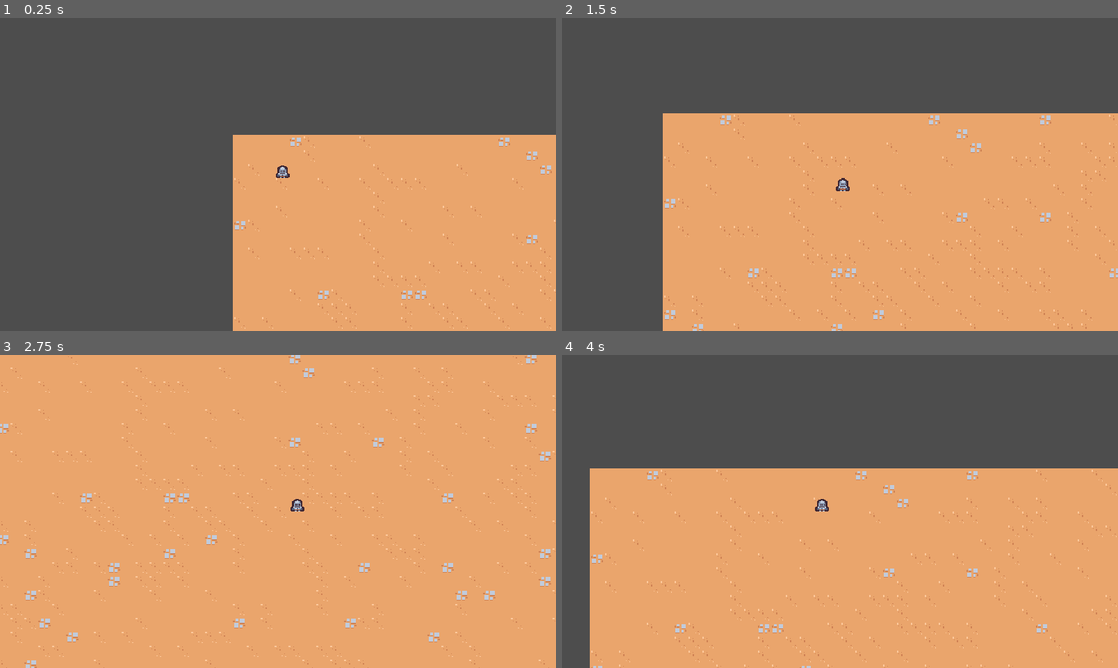
Above: before the commit, frames 1-4 (two rows, left to right).
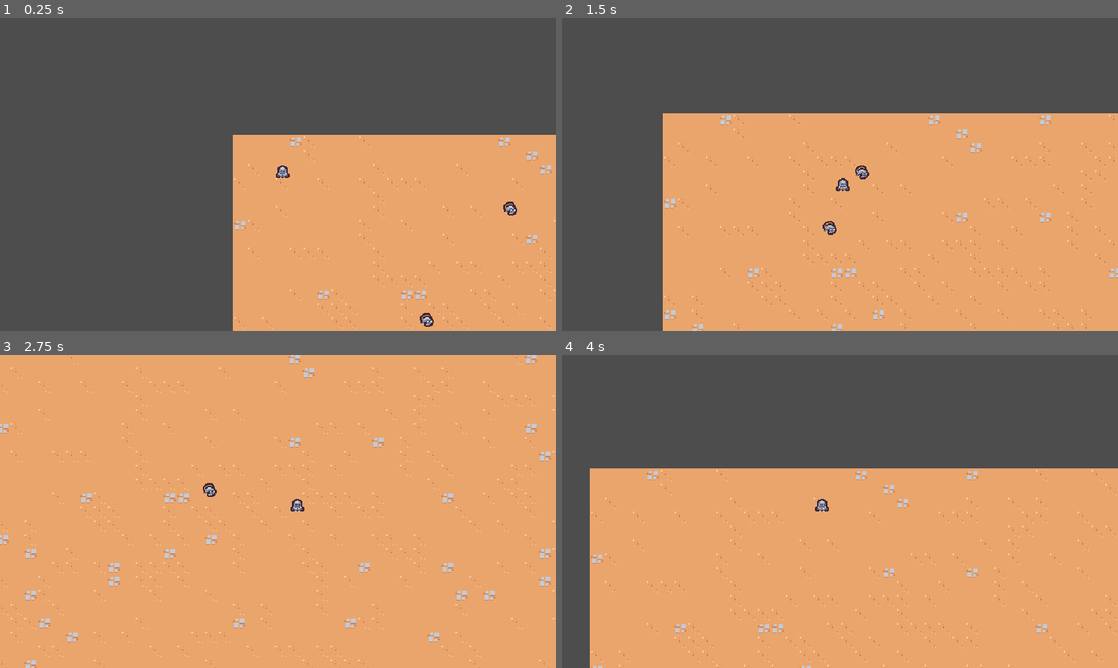
Above: after the commit, the same moments.

Repository: miyanokomiya/godot-study-1
Game: Godot game, scene res://scenes/main/main.tscn
Same seed, same stepped clock (60 frames per second), same inputs: the game is played once before the commit and once after it.
Inputs:
- Up to frame 1 (0.25 s): no input
- Up to frame 2 (1.5 s): hold D (move_right) 0.53-1.28 s; hold S (move_down) from 1.28 s (still down)
- Up to frame 3 (2.75 s): release S (move_down) at 2.03 s; hold D (move_right) from 2.03 s (still down)
- Up to frame 4 (4 s): release D (move_right) at 2.78 s; hold W (move_up) 2.78-3.53 s; hold A (move_left) from 3.53 s (still down)

The runs differ from the first frame. In frame 1, 0.2% of the frame differs, in the area x 75-93%, y 58-99%; in frame 2, 0.2%; in frame 3, less than 0.1%; in frame 4, nothing differs.

Commit message:
-11. Destroying Enemies

Diff:
--- a/project.godot
+++ b/project.godot
@@ -50,6 +50,12 @@
 ]
 }
 
+[layer_names]
+
+2d_physics/layer_1="Terrain"
+2d_physics/layer_2="Player"
+2d_physics/layer_3="Enemy"
+
 [rendering]
 
 textures/canvas_textures/default_texture_filter=0
--- /dev/null
+++ b/scenes/ability/sword_ability/sword_ability.tscn
@@ -0,0 +1,127 @@
+[gd_scene load_steps=6 format=3 uid="uid://bp24tmqi8ytfb"]
+
+[ext_resource type="Texture2D" uid="uid://blkdll8pan7xj" path="res://scenes/ability/sword_ability/sword.png" id="1_jt58v"]
+
+[sub_resource type="RectangleShape2D" id="RectangleShape2D_ftrnq"]
+size = Vector2(30, 30)
+
+[sub_resource type="Animation" id="Animation_7o0u3"]
+resource_name = "swing"
+length = 0.75
+step = 0.05
+tracks/0/type = "value"
+tracks/0/imported = false
+tracks/0/enabled = true
+tracks/0/path = NodePath("Sprite2D:rotation")
+tracks/0/interp = 2
+tracks/0/loop_wrap = true
+tracks/0/keys = {
+"times": PackedFloat32Array(0, 0.2, 0.4, 0.75),
+"transitions": PackedFloat32Array(1, 1, 1.68179, 1),
+"update": 0,
+"values": [0.0, -0.174533, 3.14159, 0.0]
+}
+tracks/1/type = "value"
+tracks/1/imported = false
+tracks/1/enabled = true
+tracks/1/path = NodePath("Sprite2D:scale")
+tracks/1/interp = 2
+tracks/1/loop_wrap = true
+tracks/1/keys = {
+"times": PackedFloat32Array(0, 0.1, 0.2, 0.35, 0.5, 0.75),
+"transitions": PackedFloat32Array(1, 1, 1, 1, 5.65685, 1),
+"update": 0,
+"values": [Vector2(0, 0), Vector2(1.25, 1.25), Vector2(1, 1), Vector2(1.5, 1.5), Vector2(1, 1), Vector2(0, 0)]
+}
+tracks/2/type = "method"
+tracks/2/imported = false
+tracks/2/enabled = true
+tracks/2/path = NodePath(".")
+tracks/2/interp = 1
+tracks/2/loop_wrap = true
+tracks/2/keys = {
+"times": PackedFloat32Array(0.75),
+"transitions": PackedFloat32Array(1),
+"values": [{
+"args": [],
+"method": &"queue_free"
+}]
+}
+tracks/3/type = "value"
+tracks/3/imported = false
+tracks/3/enabled = true
+tracks/3/path = NodePath("Area2D/CollisionShape2D:disabled")
+tracks/3/interp = 1
+tracks/3/loop_wrap = true
+tracks/3/keys = {
+"times": PackedFloat32Array(0, 0.2, 0.4),
+"transitions": PackedFloat32Array(1, 1, 1),
+"update": 1,
+"values": [true, false, true]
+}
+
+[sub_resource type="Animation" id="Animation_aks6t"]
+length = 0.001
+tracks/0/type = "value"
+tracks/0/imported = false
+tracks/0/enabled = true
+tracks/0/path = NodePath("Sprite2D:rotation")
+tracks/0/interp = 1
+tracks/0/loop_wrap = true
+tracks/0/keys = {
+"times": PackedFloat32Array(0),
+"transitions": PackedFloat32Array(1),
+"update": 0,
+"values": [0.0]
+}
+tracks/1/type = "value"
+tracks/1/imported = false
+tracks/1/enabled = true
+tracks/1/path = NodePath("Sprite2D:scale")
+tracks/1/interp = 1
+tracks/1/loop_wrap = true
+tracks/1/keys = {
+"times": PackedFloat32Array(0),
+"transitions": PackedFloat32Array(1),
+"update": 0,
+"values": [Vector2(1, 1)]
+}
+tracks/2/type = "value"
+tracks/2/imported = false
+tracks/2/enabled = true
+tracks/2/path = NodePath("Area2D/CollisionShape2D:disabled")
+tracks/2/interp = 1
+tracks/2/loop_wrap = true
+tracks/2/keys = {
+"times": PackedFloat32Array(0),
+"transitions": PackedFloat32Array(1),
+"update": 1,
+"values": [true]
+}
+
+[sub_resource type="AnimationLibrary" id="AnimationLibrary_2ra7q"]
+_data = {
+"RESET": SubResource("Animation_aks6t"),
+"swing": SubResource("Animation_7o0u3")
+}
+
+[node name="SwordAbility" type="Node2D"]
+
+[node name="Area2D" type="Area2D" parent="."]
+collision_layer = 4
+collision_mask = 0
+
+[node name="CollisionShape2D" type="CollisionShape2D" parent="Area2D"]
+position = Vector2(15, 0)
+shape = SubResource("RectangleShape2D_ftrnq")
+disabled = true
+
+[node name="AnimationPlayer" type="AnimationPlayer" parent="."]
+autoplay = "swing"
+libraries = {
+"": SubResource("AnimationLibrary_2ra7q")
+}
+
+[node name="Sprite2D" type="Sprite2D" parent="."]
+texture = ExtResource("1_jt58v")
+offset = Vector2(0, -4)
--- /dev/null
+++ b/scenes/ability/sword_ability_controller/sword_ability_controller.gd
@@ -0,0 +1,40 @@
+extends Node
+
+const MAX_RANGE = 150
+
+@export var sword_ability: PackedScene
+
+
+# Called when the node enters the scene tree for the first time.
+func _ready():
+	$Timer.timeout.connect(on_timer_timeout)
+
+
+# Called every frame. 'delta' is the elapsed time since the previous frame.
+func _process(delta):
+	pass
+
+
+func on_timer_timeout():
+	var player = self.get_tree().get_first_node_in_group("player") as Node2D
+	if player == null:
+		return
+
+	var enemies = self.get_tree().get_nodes_in_group("enemy")
+	enemies = enemies.filter(func(enemy: Node2D):
+		return enemy.global_position.distance_squared_to(player.global_position) < pow(MAX_RANGE, 2)
+	)
+	if enemies.size() == 0:
+		return
+
+	enemies.sort_custom(func(a: Node2D, b: Node2D):
+		var a_distance = a.global_position.distance_squared_to(player.global_position)
+		var b_distance = b.global_position.distance_squared_to(player.global_position)
+		return a_distance < b_distance
+	)
+	var sword_instance = sword_ability.instantiate() as Node2D
+	player.get_parent().add_child(sword_instance)
+	sword_instance.global_position = enemies[0].global_position
+	sword_instance.global_position += Vector2.RIGHT.rotated(randf_range(0, TAU))
+	var enemy_direction = enemies[0].global_position - sword_instance.global_position
+	sword_instance.rotation = enemy_direction.angle()
--- /dev/null
+++ b/scenes/ability/sword_ability_controller/sword_ability_controller.tscn
@@ -0,0 +1,12 @@
+[gd_scene load_steps=3 format=3 uid="uid://yb6ph82j3sac"]
+
+[ext_resource type="Script" path="res://scenes/ability/sword_ability_controller/sword_ability_controller.gd" id="1_tfy1y"]
+[ext_resource type="PackedScene" uid="uid://bp24tmqi8ytfb" path="res://scenes/ability/sword_ability/sword_ability.tscn" id="2_jkf2f"]
+
+[node name="SwordAbilityController" type="Node"]
+script = ExtResource("1_tfy1y")
+sword_ability = ExtResource("2_jkf2f")
+
+[node name="Timer" type="Timer" parent="."]
+wait_time = 1.5
+autostart = true
--- /dev/null
+++ b/scenes/basic_enemy/basic_enemy.gd
@@ -0,0 +1,25 @@
+extends CharacterBody2D
+
+const MAX_SPEED = 75
+
+# Called when the node enters the scene tree for the first time.
+func _ready():
+	$Area2D.area_entered.connect(on_area_entered)
+
+
+# Called every frame. 'delta' is the elapsed time since the previous frame.
+func _process(delta):
+	var direction = self.get_direction_to_player()
+	self.velocity = direction * MAX_SPEED
+	self.move_and_slide()
+
+
+func get_direction_to_player() -> Vector2:
+	var player_node = self.get_tree().get_first_node_in_group("player") as Node2D
+	if player_node != null:
+		return (player_node.global_position - self.global_position).normalized()
+	return Vector2.ZERO
+
+
+func on_area_entered(other_area: Area2D):
+	self.queue_free()
--- /dev/null
+++ b/scenes/basic_enemy/basic_enemy.tscn
@@ -0,0 +1,30 @@
+[gd_scene load_steps=5 format=3 uid="uid://pm16ltuvi02r"]
+
+[ext_resource type="Script" path="res://scenes/basic_enemy/basic_enemy.gd" id="1_2xybb"]
+[ext_resource type="Texture2D" uid="uid://8ohf3lwkkr5t" path="res://scenes/basic_enemy/basic_enemy.png" id="2_cnyek"]
+
+[sub_resource type="CircleShape2D" id="CircleShape2D_adjpg"]
+radius = 12.0
+
+[sub_resource type="CircleShape2D" id="CircleShape2D_y4cpb"]
+radius = 5.0
+
+[node name="BasicEnemy" type="CharacterBody2D" groups=["enemy"]]
+collision_layer = 0
+script = ExtResource("1_2xybb")
+
+[node name="Area2D" type="Area2D" parent="."]
+collision_layer = 0
+collision_mask = 4
+
+[node name="CollisionShape2D" type="CollisionShape2D" parent="Area2D"]
+position = Vector2(0, -5)
+shape = SubResource("CircleShape2D_adjpg")
+
+[node name="Sprite2D" type="Sprite2D" parent="."]
+texture = ExtResource("2_cnyek")
+offset = Vector2(0, -4)
+
+[node name="CollisionShape2D" type="CollisionShape2D" parent="."]
+position = Vector2(0, -5)
+shape = SubResource("CircleShape2D_y4cpb")
--- a/scenes/main/main.tscn
+++ b/scenes/main/main.tscn
@@ -1,8 +1,9 @@
-[gd_scene load_steps=4 format=3 uid="uid://dq1jxis7pud8c"]
+[gd_scene load_steps=5 format=3 uid="uid://dq1jxis7pud8c"]
 
 [ext_resource type="PackedScene" uid="uid://c6nrnolej3hyv" path="res://scenes/game_camera/game_camera.tscn" id="1_c44i3"]
 [ext_resource type="PackedScene" uid="uid://bqsgda6gteqqd" path="res://scenes/player/player.tscn" id="1_kb5px"]
 [ext_resource type="TileSet" uid="uid://c4d54khj2ya4n" path="res://resources/tileset.tres" id="1_uw8xk"]
+[ext_resource type="PackedScene" uid="uid://pm16ltuvi02r" path="res://scenes/basic_enemy/basic_enemy.tscn" id="4_ns3bv"]
 
 [node name="Main" type="Node"]
 
@@ -15,3 +16,9 @@
 
 [node name="Player" parent="." instance=ExtResource("1_kb5px")]
 position = Vector2(57, 50)
+
+[node name="BasicEnemy" parent="." instance=ExtResource("4_ns3bv")]
+position = Vector2(237, 230)
+
+[node name="BasicEnemy2" parent="." instance=ExtResource("4_ns3bv")]
+position = Vector2(338, 92)
--- a/scenes/player/player.tscn
+++ b/scenes/player/player.tscn
@@ -1,13 +1,19 @@
-[gd_scene load_steps=4 format=3 uid="uid://bqsgda6gteqqd"]
+[gd_scene load_steps=5 format=3 uid="uid://bqsgda6gteqqd"]
 
 [ext_resource type="Script" path="res://scenes/player/player.gd" id="1_4o8x7"]
 [ext_resource type="Texture2D" uid="uid://cm8be2xys12w2" path="res://scenes/player/player.png" id="2_elrmy"]
+[ext_resource type="PackedScene" uid="uid://yb6ph82j3sac" path="res://scenes/ability/sword_ability_controller/sword_ability_controller.tscn" id="2_frdyf"]
 
 [sub_resource type="CircleShape2D" id="CircleShape2D_l3d8q"]
 radius = 5.0
 
 [node name="Player" type="CharacterBody2D" groups=["player"]]
+collision_layer = 0
 script = ExtResource("1_4o8x7")
+
+[node name="AbilityManager" type="Node" parent="."]
+
+[node name="SwordAbilityController" parent="AbilityManager" instance=ExtResource("2_frdyf")]
 
 [node name="Sprite2D" type="Sprite2D" parent="."]
 texture = ExtResource("2_elrmy")
Binary file added: scenes/ability/sword_ability/sword.png
Not shown, added: scenes/ability/sword_ability/sword.png.import
Binary file added: scenes/basic_enemy/basic_enemy.png
Not shown, added: scenes/basic_enemy/basic_enemy.png.import
